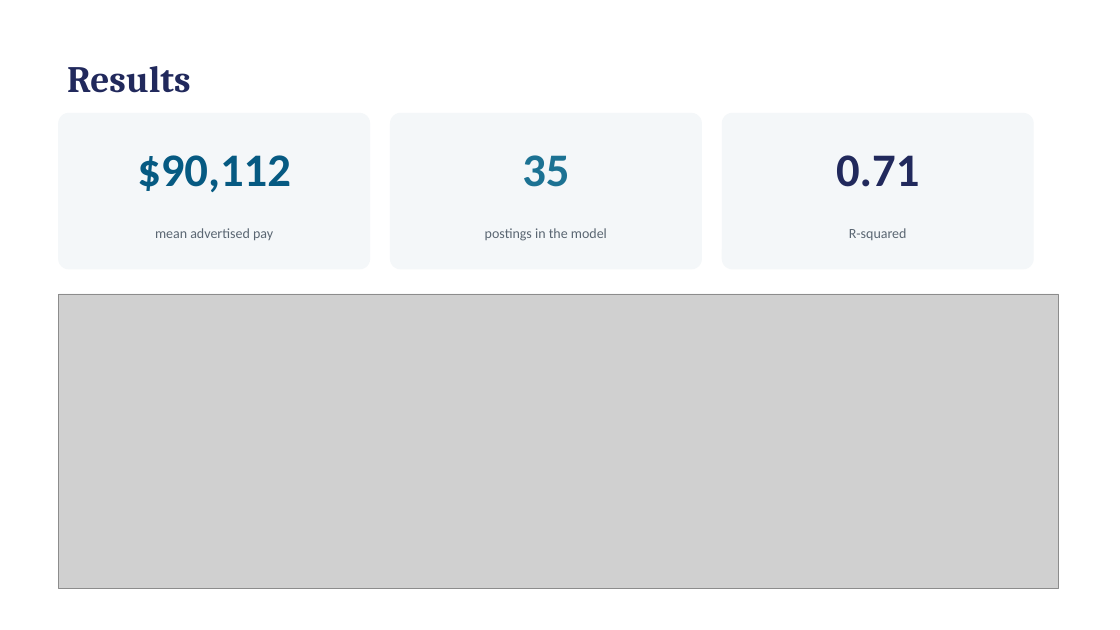
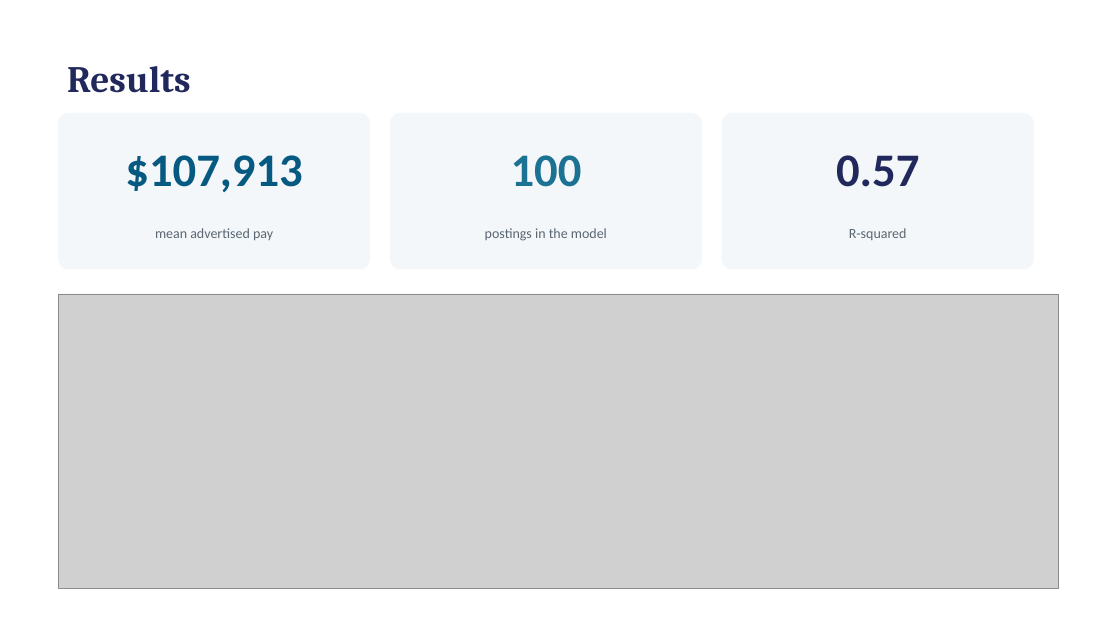
Before and after one commit to hendeal-cyber/Modern-Labor-Market-Data-Submission, a slide deck: slide 6 of paper/presentation.pptx. Drawn at 1120x630 pixels with LibreOffice and Linux fonts; fonts in the diff are those of the drawing; grey boxes stand for pictures. Boxes give left, top, right and bottom in pixels: in the first picture for what was removed or moved away, otherwise in the second. Text is boxed around its words. In the diff, an @@ line names an element or a change of style, - is before the commit and + after.

```diff
--- a/paper/presentation.pptx
+++ b/paper/presentation.pptx
@@ text at <box>125,155,302,192</box>: text changed @@
-$90,112
+$107,913
@@ text at <box>511,155,582,187</box>: text changed @@
-35
+100
@@ text at <box>836,155,919,187</box>: text changed @@
-0.71
+0.57
```
Also in this commit, not shown: 4 other slides changed, 2 other files.
